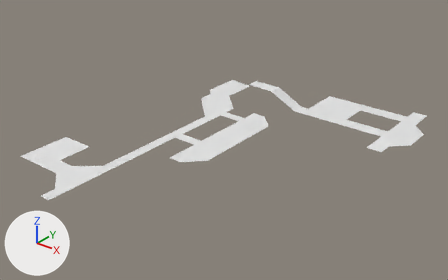
The FBX model Assets/Meshes/Environment/ModularKits/Puzzle_001/Puzzle_001_Roof.fbx as it was, and as the next commit left it.
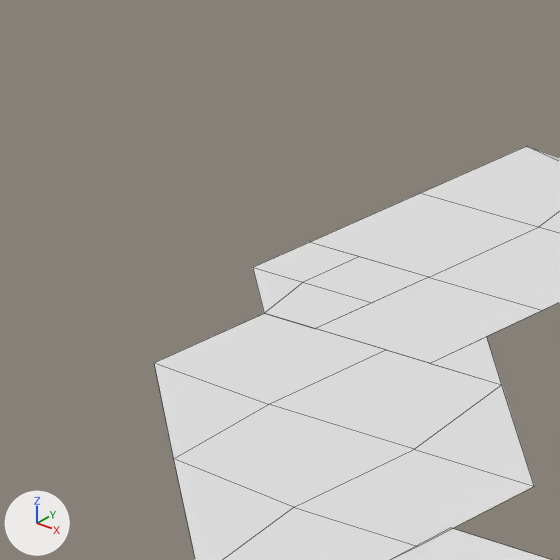
Old and new are each drawn whole from a 50 mm camera at (37.7, -97.8, 72.9) aimed at (-44.4, 4.9, 9.2) and again close up on the part from 42% to 53% of the width and 24% to 41% of the height. The lights are fixed; the arrows at lower left show +X, +Y and +Z. The close-ups show mesh edges as thin lines. Where no turn or scale is listed for an object, it has been applied to the vertices.

The scene before the commit, as lines of its bpy script (objects in view):
```python
me_puzzle_001_roof = bpy.data.meshes.new('Puzzle_001_Roof')
me_puzzle_001_roof.from_pydata(...)  # 162 vertices, 99 faces; spans x -12.0..44.0, y -11.3..88.0, z -8.0..0.0
# before: 44 (-3.5, 44.3, 0.0) at pixel (154, 362), 84 (-5.5, 50.0, 0.0) at pixel (252, 267), 88 (-3.5, 48.0, 0.0) at pixel (264, 313)
ob_puzzle_001_roof = bpy.data.objects.new('Puzzle_001_Roof', me_puzzle_001_roof)
ob_puzzle_001_roof.location = (-56.0, -30.0, 13.0)
```
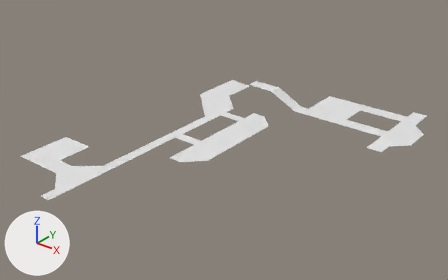
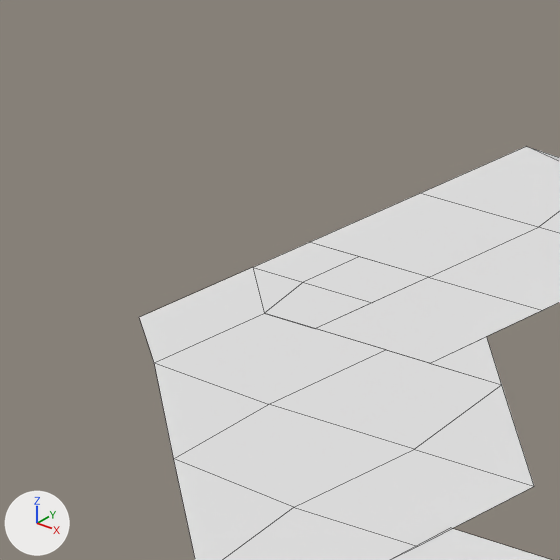
What differs and where, as boxes (x1, y1, x2, y2) in the close-ups (560 x 560 px):
'Puzzle_001_Roof', reshaped: before (154, 146, 560, 560); after (139, 146, 560, 560)
part 1 of me_puzzle_001_roof, added: after (139, 267, 264, 363)

The edits, one by one:
me_puzzle_001_roof has 162 vertices, 99 faces and spans x -12.0..44.0, y -11.3..88.0, z -8.0..0.0.
me_puzzle_001_roof is used by ob_puzzle_001_roof; location (-56.0, -30.0, 13.0).
Verts and faces of me_puzzle_001_roof; kept vertices keep their numbers, new ones are numbered from 162.
Part 1, on me_puzzle_001_roof:
New vertex 162 is at (-5.5, 46.1, 0.0), pixel (139, 317).
New faces: (44, 162, 84, 88).
